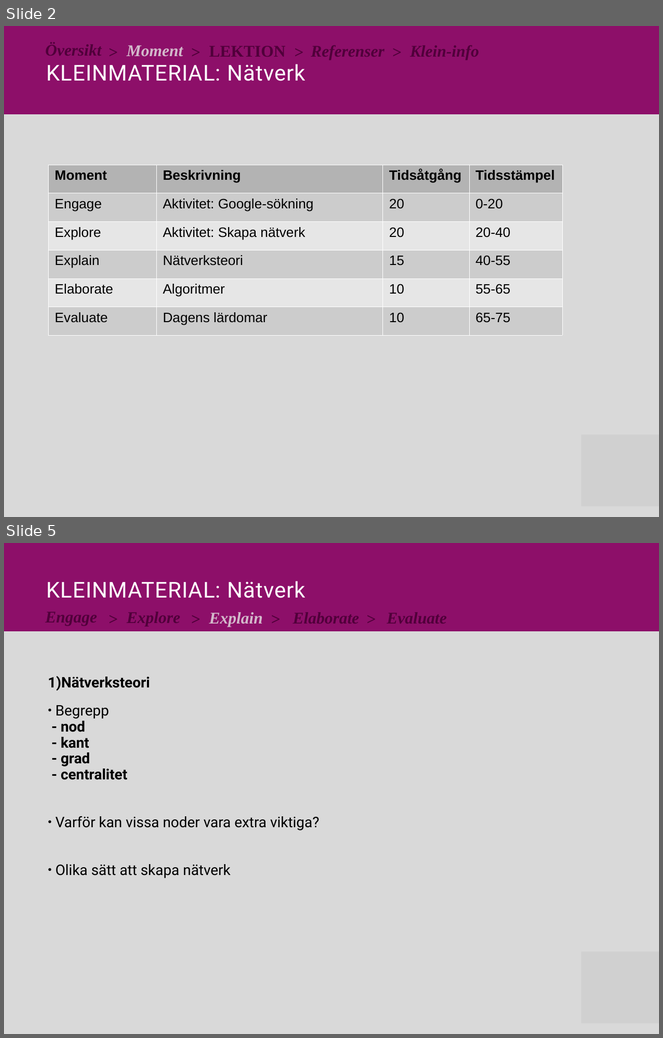
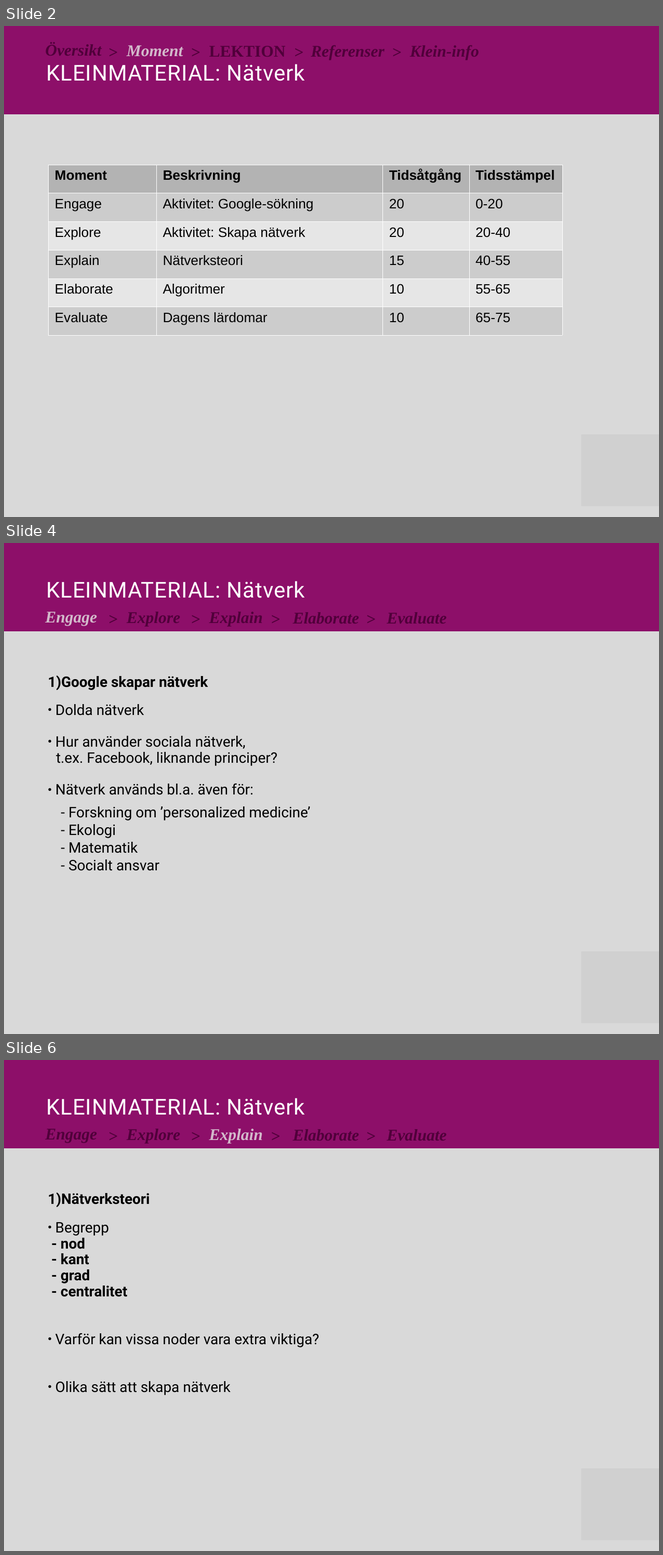
Before and after one commit to Niwsters/teaching-materials-thesis, a slide deck: revisions/2017-nätverk/material_nätverk_revision.pptx. Shown one above the other, each under a label of ours: slides 2 and 5 before the commit, slides 2, 4 and 6 after it; the slides between them are not shown. The pictures are 663x1038 and 663x1555 pixels, drawn with LibreOffice and Linux fonts; fonts in the diff are those of the drawing; grey boxes stand for pictures. Boxes give left, top, right and bottom in pixels: in the first picture for what was removed or moved away, otherwise in the second. Text is boxed around its words. In the diff, an @@ line names an element or a change of style, - is before the commit and + after.

Commit message:
Minor changes to material_nätverk, finished Mats suggested changes, added to Sample Case

```diff
--- a/revisions/2017-nätverk/material_nätverk_revision.pptx
+++ b/revisions/2017-nätverk/material_nätverk_revision.pptx
@@ slide 4 added at [4, 543, 659, 1034], background #FFFFFF @@
@@ freeform shape added at [4, 543, 659, 631], fill #8D0F69 @@
@@ text added at [46, 581, 305, 598], 24 pt, text #FFFFFF @@
+KLEINMATERIAL: Nätverk
@@ text added at [45, 612, 97, 626], 18 pt, text #D3B9CB, bold, italic @@
+Engage
@@ text added at [108, 609, 127, 625], 18 pt, text #50003A, bold, italic @@
+>
@@ text added at [191, 609, 209, 625], 18 pt, text #50003A, bold, italic @@
+>
@@ text added at [271, 609, 289, 625], 18 pt, text #50003A, bold, italic @@
+>
@@ text added at [366, 609, 385, 625], 18 pt, text #50003A, bold, italic @@
+>
@@ freeform shape added at [4, 631, 659, 1034], fill #D9D9D9 @@
@@ text added at [48, 676, 208, 690], 16 pt, text #000000, bold @@
+1) Google skapar nätverk
@@ text added at [55, 704, 278, 795], 16 pt, text #000000 @@
+● Dolda nätverk
+● Hur använder sociala nätverk,
+  t.ex. Facebook, liknande principer?
+● Nätverk används bl.a. även för:
@@ text added at [68, 807, 310, 871], 16 pt, text #000000 @@
+- Forskning om ’personalized medicine’
+- Ekologi
+- Matematik
+- Socialt ansvar
@@ picture added at [581, 952, 659, 1024] @@
@@ what was slide 5 is now slide 6 @@
```
Also in this commit, not shown: 5 slides changed, 3 other files.
